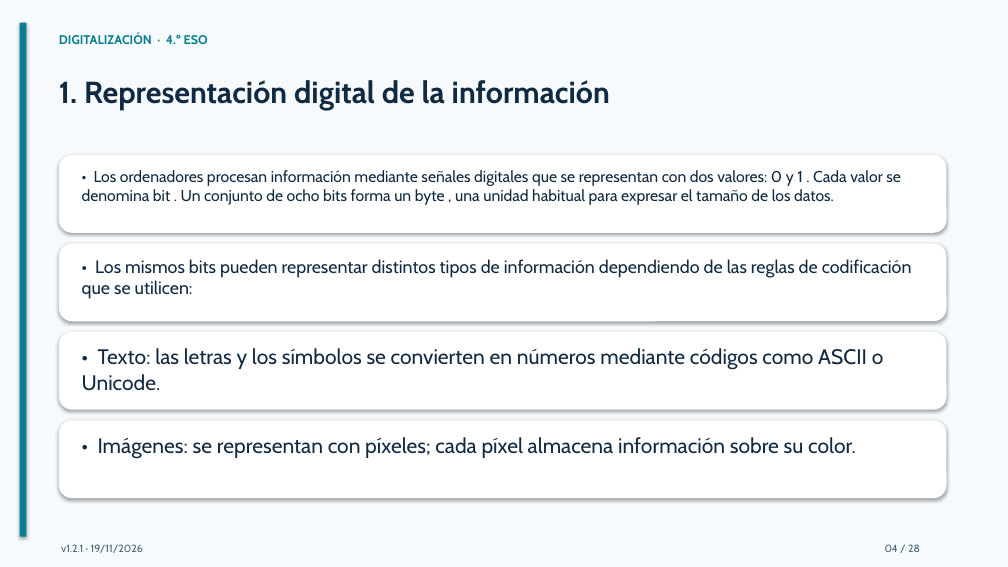
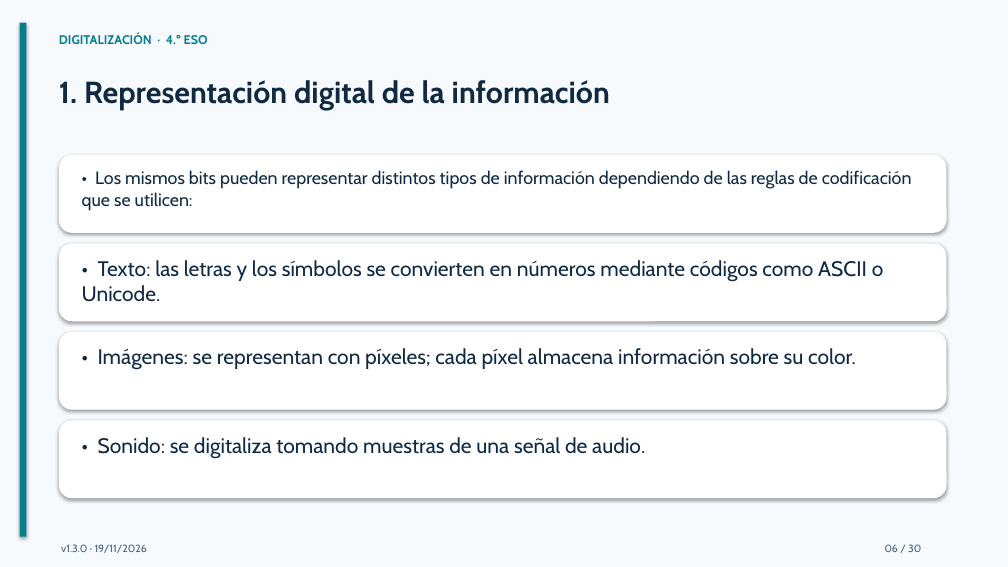
Before and after one commit to bitschips/digitaliza4, a slide deck: slide 6 of temas/tema-01-arquitectura-de-ordenadores/presentaciones/tema-01-arquitectura-de-ordenadores.pptx (slide 4 before the commit). Drawn at 1008x567 pixels with LibreOffice and Linux fonts; fonts in the diff are those of the drawing. Boxes give left, top, right and bottom in pixels: in the first picture for what was removed or moved away, otherwise in the second. Text is boxed around its words. In the diff, an @@ line names an element or a change of style, - is before the commit and + after.

```diff
--- a/temas/tema-01-arquitectura-de-ordenadores/presentaciones/tema-01-arquitectura-de-ordenadores.pptx
+++ b/temas/tema-01-arquitectura-de-ordenadores/presentaciones/tema-01-arquitectura-de-ordenadores.pptx
@@ text at (82,170,912,211): text changed; size 15 to 17 pt @@
-• Los ordenadores procesan información mediante señales digitales que se representan con dos valores: 0 y 1 . Cada valor se denomina bit . Un conjunto de ocho bits forma un byte , una unidad habitual para expresar el tamaño de los datos.
+• Los mismos bits pueden representar distintos tipos de información dependiendo de las reglas de codificación que se utilicen:
@@ text at (82,260,884,302): text changed; size 17 to 20 pt @@
-• Los mismos bits pueden representar distintos tipos de información dependiendo de las reglas de codificación que se utilicen:
+• Texto: las letras y los símbolos se convierten en números mediante códigos como ASCII o Unicode.
@@ text at (98,348,856,370): text changed @@
-• Texto: las letras y los símbolos se convierten en números mediante códigos como ASCII o Unicode.
+• Imágenes: se representan con píxeles; cada píxel almacena información sobre su color.
@@ text at (98,437,645,459): text changed @@
-• Imágenes: se representan con píxeles; cada píxel almacena información sobre su color.
+• Sonido: se digitaliza tomando muestras de una señal de audio.
@@ text at (61,544,147,553): text changed @@
-v1.2.1 · 19/11/2026
+v1.3.0 · 19/11/2026
@@ text at (885,544,921,552): text changed @@
-04 / 28
+06 / 30
```
Also in this commit, not shown: 27 other slides changed, 2 slides added, 2 other files.
